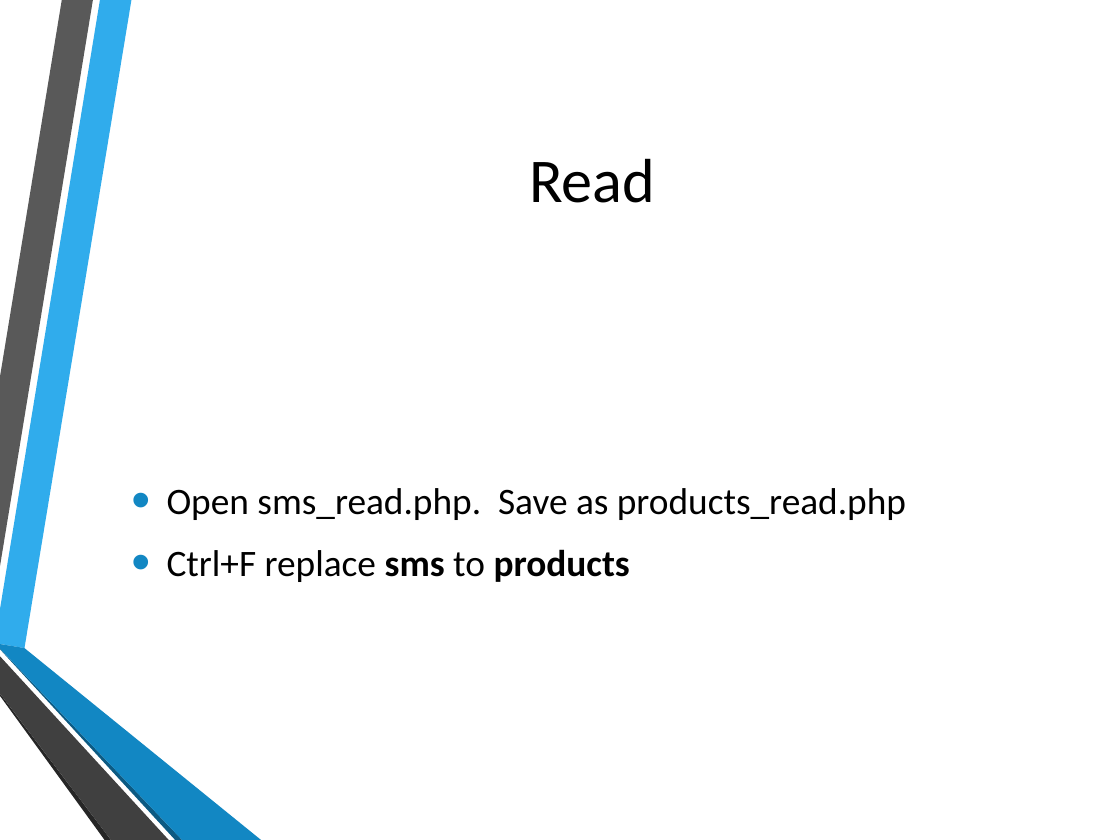
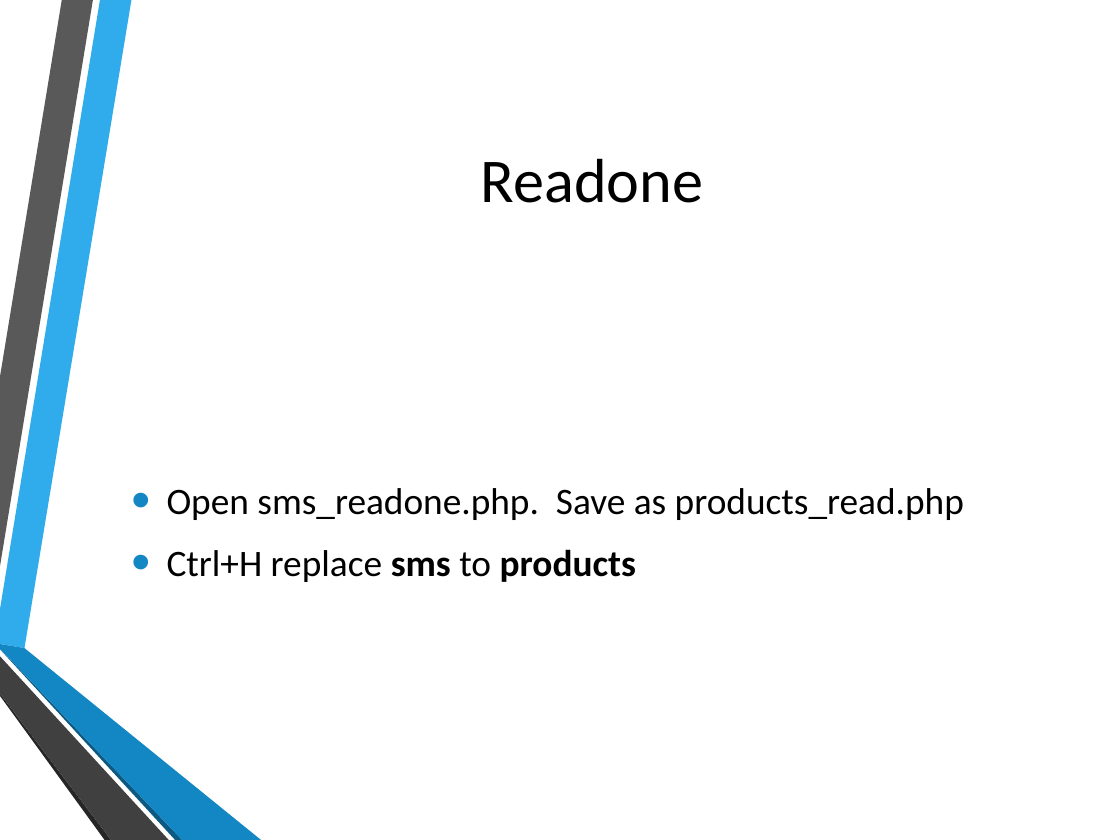
Before and after one commit to hatted/fevaworks-php, a slide deck: slide 18 of php-fw9/Products.pptx (slide 10 before the commit). Drawn at 1120x840 pixels with LibreOffice and Linux fonts; fonts in the diff are those of the drawing; background and template pictures are left out. Boxes give left, top, right and bottom in pixels: in the first picture for what was removed or moved away, otherwise in the second. Text is boxed around its words. In the diff, an @@ line names an element or a change of style, - is before the commit and + after.

Commit message:
Products

```diff
--- a/php-fw9/Products.pptx
+++ b/php-fw9/Products.pptx
@@ title at (481, 158, 703, 203): text changed @@
-Read
+Readone
@@ text at (167, 488, 964, 582): text changed @@
-• Open sms_read.php. Save as products_read.php
-• Ctrl+F replace sms to products
+• Open sms_readone.php. Save as products_read.php
+• Ctrl+H replace sms to products
```
Also in this commit, not shown: 6 other slides changed, 12 slides added, 6 other files.
